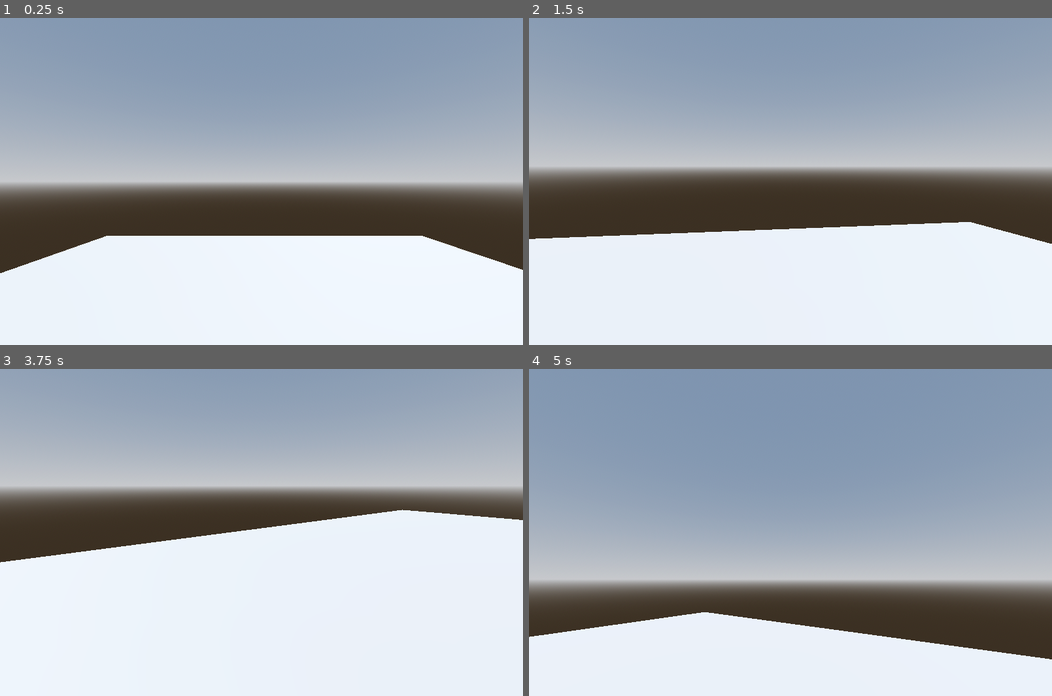
Above: before the commit, frames 1-4 (two rows, left to right).
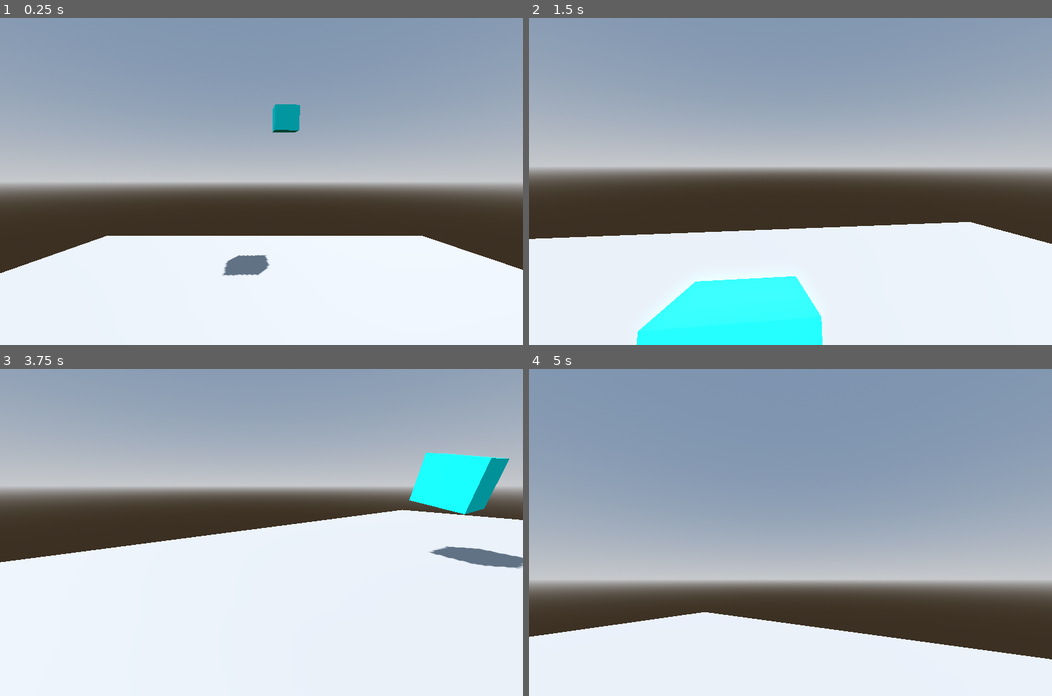
Above: after the commit, the same moments.

Repository: Rezamatteo/Gamejam2024
Game: Godot game, scene res://Main.tscn
The game is run twice, just before and just after one commit, with the same random seed, the same clock (stepped at 60 frames per second) and the same inputs. The project has no main scene, so this scene is started directly. The engine's default icon, where the game draws it, is replaced by a stand-in: a white triangle on a blue panel in a dark square.
Inputs (mouse positions are in pixels of both pictures, inside the frame that each line leads up to):
- Up to frame 1 (0.25 s): no input
- Up to frame 2 (1.5 s): tap Enter (ui_accept) at 0.5, 0.77, 1.25 s; move the mouse to (905, 165) at 0.52 s; hold D (right) 0.53-1.28 s; tap F (run, bound only after the commit) at 0.6 s; move the mouse to (764, 181) at 1.27 s; hold W (up) from 1.28 s (still down); tap Shift (dash) at 1.35 s
- Up to frame 3 (3.75 s): keep holding W (up); tap Enter (ui_accept) at 1.52, 3.02 s; tap F (run, bound only after the commit) at 1.55, 2.1, 2.85 s; move the mouse to (271, 525) at 2.02 s; move the mouse to (256, 539) at 2.77 s; move the mouse to (298, 535) at 3.52 s; tap Shift (dash) at 3.6 s
- Up to frame 4 (5 s): keep holding W (up); tap Enter (ui_accept) at 3.77, 4.52 s; tap F (run, bound only after the commit) at 3.8, 4.35 s; move the mouse to (748, 529) at 4.27 s

The runs differ from the first frame. In frame 1, 0.9% of the frame differs, in the area x 42-58%, y 26-79%; in frame 2, 5.9%, in the area x 20-57%, y 79-100%; in frame 3, 3.2%; in frame 4, nothing differs.
Error before the commit: Invalid call. Nonexistent function 'add_point' in base 'Path3D'. (res://Speler.gd:18)

Commit message:
ballenmeneer

Diff:
--- a/Main.tscn
+++ b/Main.tscn
@@ -1,7 +1,8 @@
-[gd_scene load_steps=9 format=3 uid="uid://cho1lmoakr5d6"]
+[gd_scene load_steps=15 format=3 uid="uid://cho1lmoakr5d6"]
 
 [ext_resource type="Script" path="res://Speler.gd" id="1_4pioh"]
 [ext_resource type="Texture2D" uid="uid://c8fms2pnuc5np" path="res://icon.svg" id="2_dm4jw"]
+[ext_resource type="Script" path="res://_speler_.gd" id="3_gend6"]
 
 [sub_resource type="ProceduralSkyMaterial" id="ProceduralSkyMaterial_dkvmd"]
 sky_horizon_color = Color(0.64625, 0.65575, 0.67075, 1)
@@ -23,6 +24,49 @@
 shading_mode = 0
 
 [sub_resource type="Curve3D" id="Curve3D_avsxv"]
+
+[sub_resource type="StandardMaterial3D" id="StandardMaterial3D_mbjcs"]
+albedo_color = Color(0, 1, 1, 1)
+
+[sub_resource type="BoxMesh" id="BoxMesh_blk0p"]
+material = SubResource("StandardMaterial3D_mbjcs")
+
+[sub_resource type="Animation" id="Animation_qwpj5"]
+resource_name = "progress"
+length = 20.0
+tracks/0/type = "value"
+tracks/0/imported = false
+tracks/0/enabled = true
+tracks/0/path = NodePath("path/_speler_:progress_ratio")
+tracks/0/interp = 1
+tracks/0/loop_wrap = true
+tracks/0/keys = {
+"times": PackedFloat32Array(0, 20),
+"transitions": PackedFloat32Array(1, 1),
+"update": 0,
+"values": [0.0, 1.0]
+}
+
+[sub_resource type="Animation" id="Animation_x4w1c"]
+length = 0.001
+tracks/0/type = "value"
+tracks/0/imported = false
+tracks/0/enabled = true
+tracks/0/path = NodePath("path/_speler_:progress_ratio")
+tracks/0/interp = 1
+tracks/0/loop_wrap = true
+tracks/0/keys = {
+"times": PackedFloat32Array(0),
+"transitions": PackedFloat32Array(1),
+"update": 0,
+"values": [0.0]
+}
+
+[sub_resource type="AnimationLibrary" id="AnimationLibrary_e26f6"]
+_data = {
+"RESET": SubResource("Animation_x4w1c"),
+"progress": SubResource("Animation_qwpj5")
+}
 
 [node name="main" type="Node3D"]
 
@@ -60,3 +104,17 @@
 
 [node name="path" type="Path3D" parent="."]
 curve = SubResource("Curve3D_avsxv")
+
+[node name="_speler_" type="PathFollow3D" parent="path"]
+transform = Transform3D(-0.999256, 0.00525037, -0.0382113, -4.65661e-10, 0.990692, 0.136125, 0.0385703, 0.136023, -0.989955, 1.02267, 4.91391, -9.07427)
+script = ExtResource("3_gend6")
+
+[node name="MeshInstance3D" type="MeshInstance3D" parent="path/_speler_"]
+transform = Transform3D(1, -2.79397e-09, 0, -2.79397e-09, 1, 0, 2.23517e-08, 0, 1, 0, 0, 0)
+mesh = SubResource("BoxMesh_blk0p")
+
+[node name="play" type="AnimationPlayer" parent="path/_speler_"]
+root_node = NodePath("../../..")
+libraries = {
+"": SubResource("AnimationLibrary_e26f6")
+}
--- a/Speler.gd
+++ b/Speler.gd
@@ -15,7 +15,7 @@
 		neck.rotate_y(-event.relative.x*0.01)
 		cam.rotate_x(-event.relative.y*0.01)
 		cam.rotation.x=clamp(cam.rotation.x,deg_to_rad(-90),deg_to_rad(90))
-	path.add_point()
+	path.curve.add_point(global_transform.origin)
 const SPEED = 5.0
 const JUMP_VELOCITY = 6.5
 
--- /dev/null
+++ b/_speler_.gd
@@ -0,0 +1,8 @@
+extends PathFollow3D
+@onready var play = $play
+
+
+# Called every frame. 'delta' is the elapsed time since the previous frame.
+func _process(delta):
+	if Input.is_action_just_pressed("run"):
+		play.play("progress")
--- a/project.godot
+++ b/project.godot
@@ -48,3 +48,8 @@
 "events": [Object(InputEventKey,"resource_local_to_scene":false,"resource_name":"","device":-1,"window_id":0,"alt_press …(182 unchanged characters)…
 ]
 }
+run={
+"deadzone": 0.5,
+"events": [Object(InputEventKey,"resource_local_to_scene":false,"resource_name":"","device":-1,"window_id":0,"alt_pressed":false,"shift_pressed":false,"ctrl_pressed":false,"meta_pressed":false,"pressed":false,"keycode":0,"physical_keycode":70,"key_label":0,"unicode":102,"echo":false,"script":null)
+]
+}
